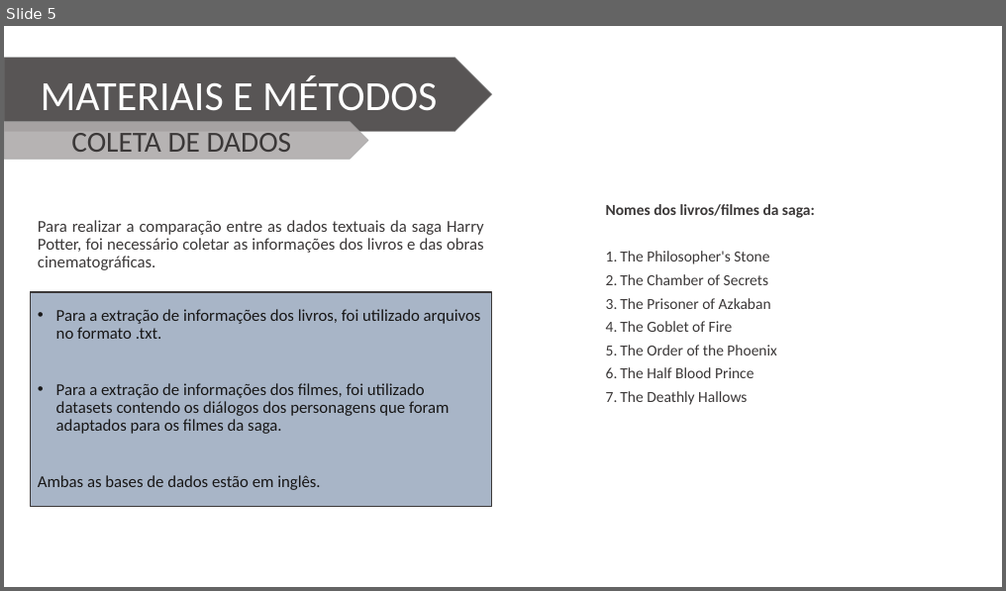
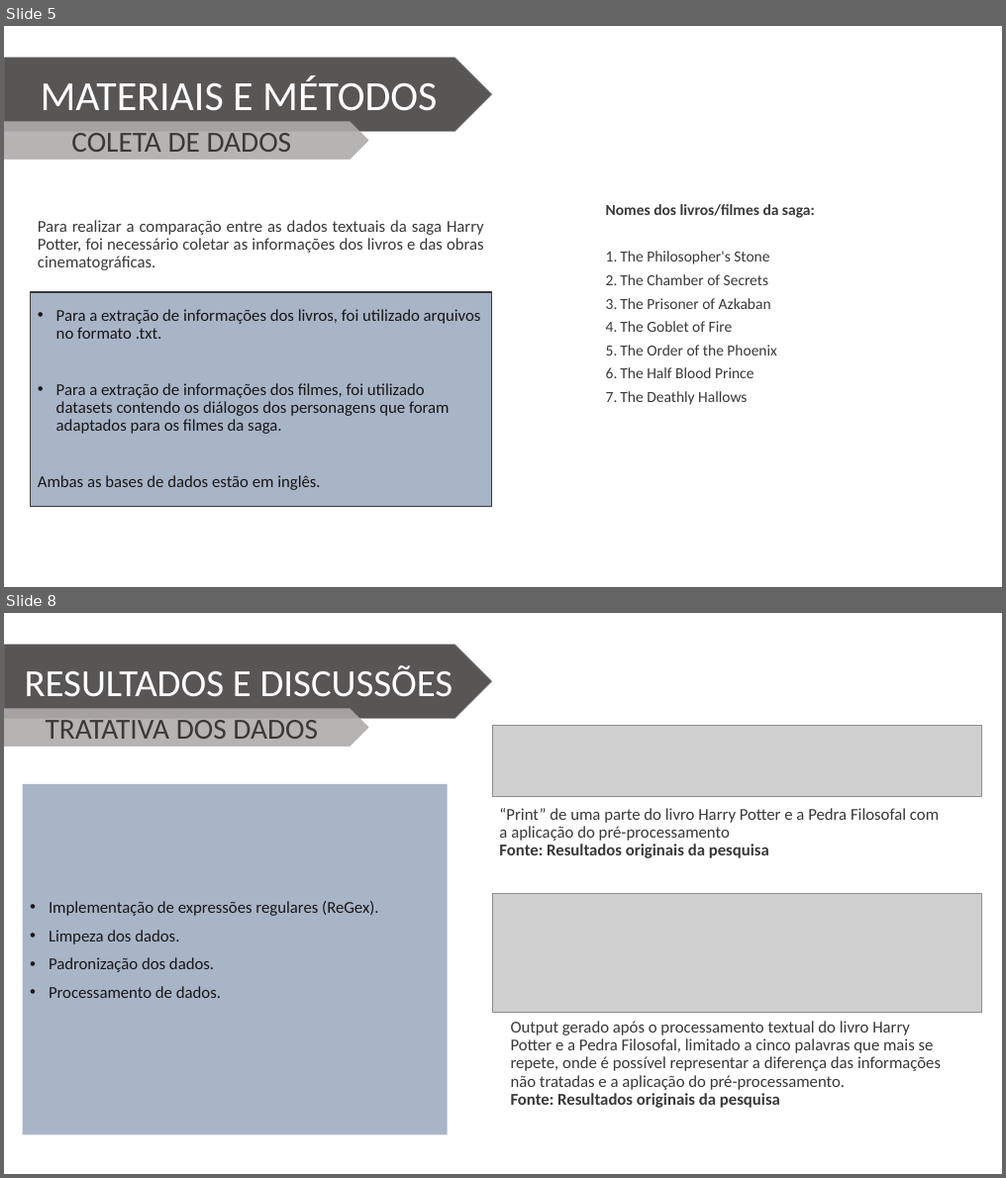
Before and after one commit to Wiryco/Natural-Language-Analysis-And-Processing, a slide deck: Apresentação TCC - Vinícius Andrade Lopes.pptx. Shown one above the other, each under a label of ours: slide 5 before the commit, slides 5 and 8 after it; the slides between them are not shown. The pictures are 1006x591 and 1006x1178 pixels, drawn with LibreOffice and Linux fonts; fonts in the diff are those of the drawing; grey boxes stand for pictures; background and template pictures are left out. Boxes give left, top, right and bottom in pixels: in the first picture for what was removed or moved away, otherwise in the second. Text is boxed around its words. In the diff, an @@ line names an element or a change of style, - is before the commit and + after.

```diff
--- a/Apresentação TCC - Vinícius Andrade Lopes.pptx
+++ b/Apresentação TCC - Vinícius Andrade Lopes.pptx
@@ slide 8 added at <box>4,613,1002,1174</box>, background picture (left out) @@
@@ pentagon arrow added at <box>4,645,492,719</box>, fill #3B3838 at 85% opacity, outline #A5A5A5 0.5 pt, 37 pt, text #FFFFFF @@
+RESULTADOS E DISCUSSÕES
@@ pentagon arrow added at <box>4,709,368,747</box>, fill #AFABAB at 90% opacity, outline #A5A5A5 0.5 pt, 28 pt, text #3B3838 @@
+TRATATIVA DOS DADOS
@@ picture added at <box>492,725,982,797</box> @@
@@ rectangle added at <box>23,784,448,1136</box>, fill #8497B0 at 70% opacity, 16 pt, text #181717 @@
+• Implementação de expressões regulares (ReGex).
+• Limpeza dos dados.
+• Padronização dos dados.
+• Processamento de dados.
@@ text added at <box>499,808,939,859</box>, 16 pt, text #3B3838 @@
+“Print” de uma parte do livro Harry Potter e a Pedra Filosofal com a aplicação do pré-processamento
+Fonte: Resultados originais da pesquisa
@@ picture added at <box>492,894,982,1012</box> @@
@@ text added at <box>511,1021,941,1108</box>, 16 pt, text #3B3838 @@
+Output gerado após o processamento textual do livro Harry Potter e a Pedra Filosofal, limitado a cinco palavras que mais se repete, onde é possível representar a diferença das informações não tratadas e a aplicação do pré-processamento.
+Fonte: Resultados originais da pesquisa
```
Also in this commit, not shown: 5 slides changed, 2 other slides added.
